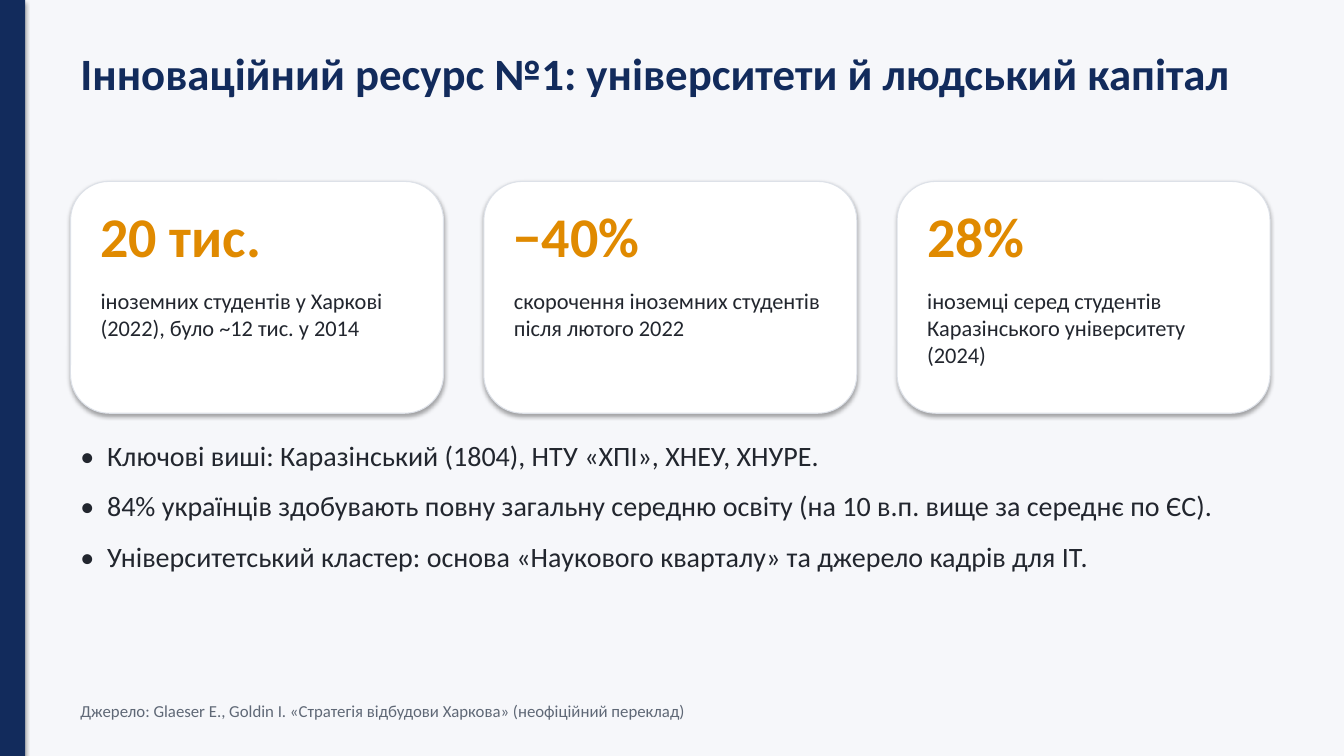
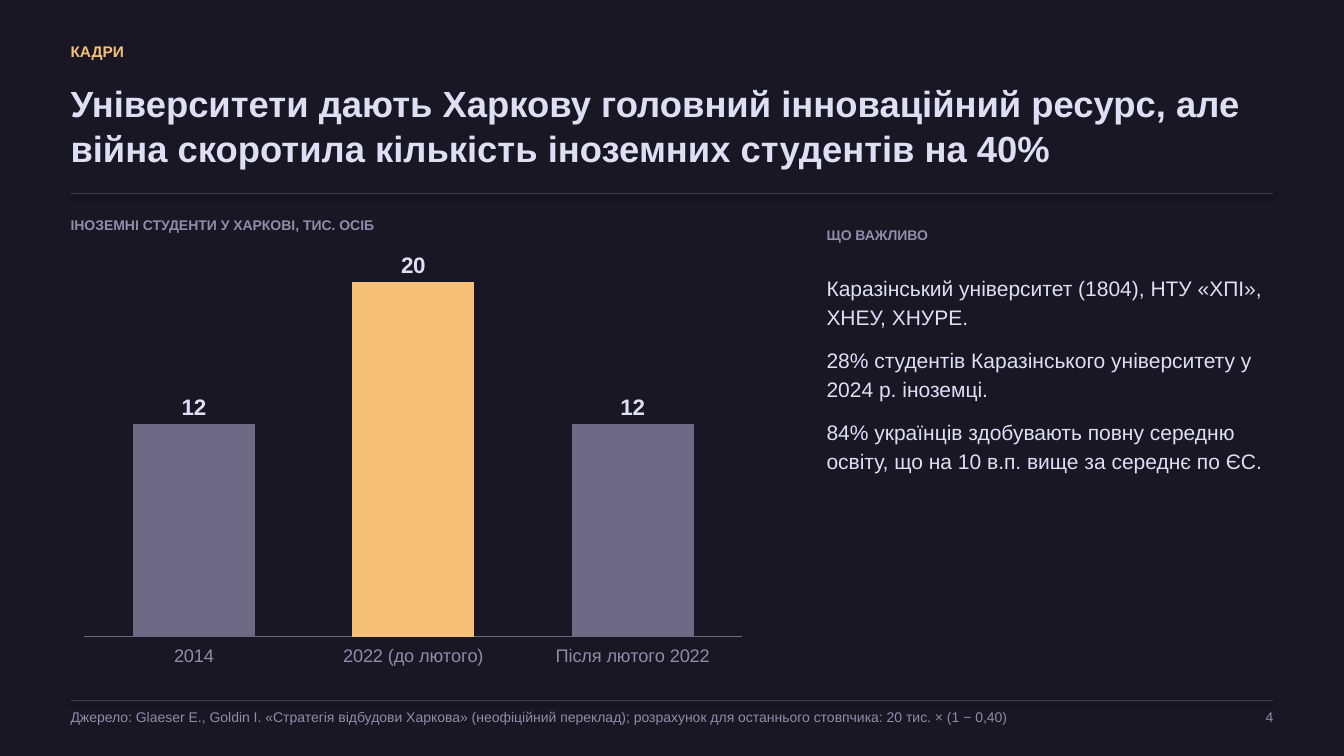
Before and after one commit to tak0dan/Kohana_Notion_Tasks, a slide deck: slide 4 of tasks/2026-11-16_Харків_інноваційний_потенціал/2026-11-16_Харків_інноваційний_та_інвестиційний_потенціал.pptx (slide 3 before the commit). Drawn at 1344x756 pixels with LibreOffice and Linux fonts; fonts in the diff are those of the drawing. Boxes give left, top, right and bottom in pixels: in the first picture for what was removed or moved away, otherwise in the second. Text is boxed around its words. In the diff, an @@ line names an element or a change of style, - is before the commit and + after.

```diff
--- a/tasks/2026-11-16_Харків_інноваційний_потенціал/2026-11-16_Харків_інноваційний_та_інвестиційний_потенціал.pptx
+++ b/tasks/2026-11-16_Харків_інноваційний_потенціал/2026-11-16_Харків_інноваційний_та_інвестиційний_потенціал.pptx
@@ background #F6F7FA to #191724 @@
@@ rectangle removed at box(0, 0, 25, 756) @@
@@ text added at box(71, 46, 124, 60), 11 pt, text #F6C177, bold @@
+КАДРИ
@@ text removed at box(80, 58, 1229, 98) @@
-Інноваційний ресурс №1: університети й людський капітал
@@ text added at box(71, 90, 1239, 170), 26 pt, text #E0DEF4, bold @@
+Університети дають Харкову головний інноваційний ресурс, але війна скоротила кількість іноземних студентів на 40%
@@ rounded rectangle removed at box(71, 181, 444, 413) @@
@@ line added from (71, 194) to (1273, 194), #403D52 0.75 pt @@
@@ rounded rectangle removed at box(484, 181, 857, 413) @@
@@ rounded rectangle removed at box(897, 181, 1270, 413) @@
@@ text added at box(71, 220, 374, 233), 10 pt, text #908CAA, bold @@
+ІНОЗЕМНІ СТУДЕНТИ У ХАРКОВІ, ТИС. ОСІБ
@@ text removed at box(101, 220, 261, 258) @@
-20 тис.
@@ text removed at box(514, 218, 639, 258) @@
-−40%
@@ text added at box(827, 230, 927, 243), 10 pt, text #908CAA, bold @@
+ЩО ВАЖЛИВО
@@ text removed at box(927, 218, 1024, 258) @@
-28%
@@ column chart added at box(71, 252, 756, 676) @@
+categories: 2014, 2022 (до лютого), Після лютого 2022
+Series 1: 12, 20, 12
@@ text removed at box(101, 293, 382, 340) @@
-іноземних студентів у Харкові (2022), було ~12 тис. у 2014
@@ text removed at box(514, 293, 820, 336) @@
-скорочення іноземних студентів після лютого 2022
@@ text at box(827, 280, 1262, 474): text changed; size 20 to 15 pt; font Calibri to Arial; text colour #22262E to #E0DEF4 @@
-• Ключові виші: Каразінський (1804), НТУ «ХПІ», ХНЕУ, ХНУРЕ.
-• 84% українців здобувають повну загальну середню освіту (на 10 в.п. вище за середнє по ЄС).
-• Університетський кластер: основа «Наукового кварталу» та джерело кадрів для ІТ.
+Каразінський університет (1804), НТУ «ХПІ», ХНЕУ, ХНУРЕ.
+28% студентів Каразінського університету у 2024 р. іноземці.
+84% українців здобувають повну середню освіту, що на 10 в.п. вище за середнє по ЄС.
@@ text removed at box(927, 293, 1185, 366) @@
-іноземці серед студентів Каразінського університету (2024)
@@ text at box(71, 711, 1007, 725): text changed; size 12 to 10 pt; font Calibri to Arial; text colour #5F6876 to #908CAA @@
-Джерело: Glaeser E., Goldin I. «Стратегія відбудови Харкова» (неофіційний переклад)
+Джерело: Glaeser E., Goldin I. «Стратегія відбудови Харкова» (неофіційний переклад); розрахунок для останнього стовпчика: 20 тис. × (1 − 0,40)
@@ line added from (71, 701) to (1273, 701), #403D52 0.75 pt @@
@@ text added at box(1266, 712, 1274, 722), 10 pt, text #908CAA @@
+4
```
Also in this commit, not shown: 6 other slides changed, 4 slides added, 4 slides removed, 3 other files.
